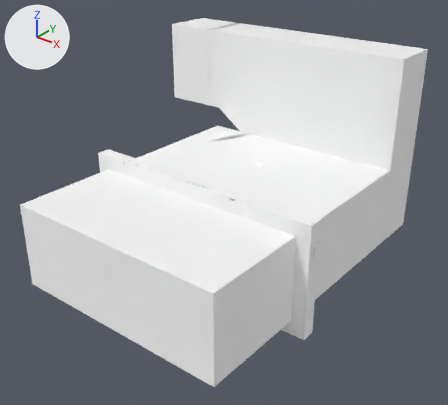
What one commit did to the Blender file source/assets/models/basement.blend.
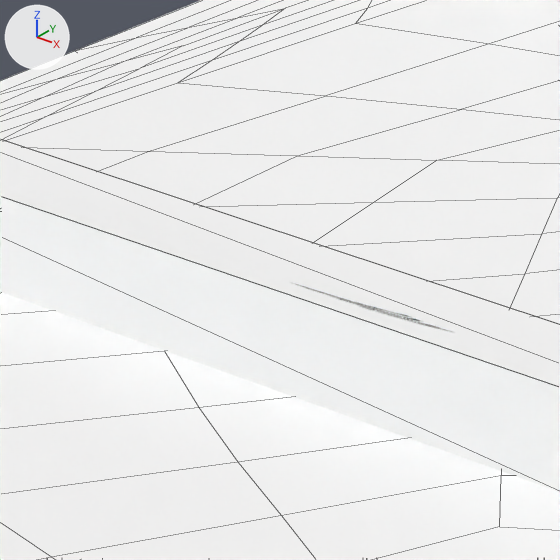
Each version appears first whole from a camera (50 mm lens) standing at (12.23, -11.36, 10.72) and looking at (-0.3, 4.3, 1.01), and next in a close-up on the part from 33% to 50% of the width and 35% to 54% of the height. Arrows for +X, +Y and +Z are at upper left; the lights stay in place. The close-ups show mesh edges as thin lines.

The first close-up shows 'basement3', 'cell2'.
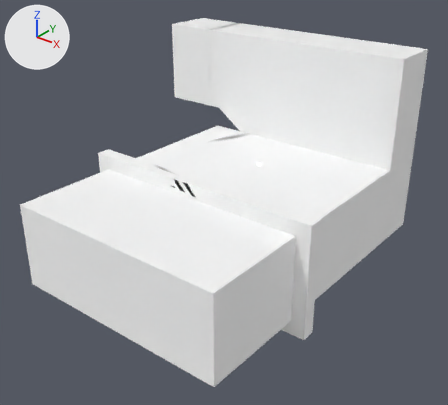
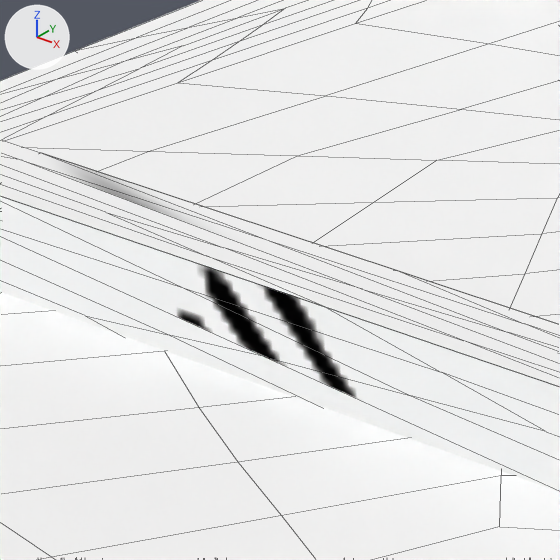
Where the change shows, as pixel boxes [x1, y1, x2, y2] in the close-ups (560 x 560 px):
part 1 of me_cell2, added: after [0, 139, 560, 492]

The change in detail:
me_cell2 is used by ob_cell2; parent ob_basement; location (0.0, 2.5, 0.5).
me_cell2 had 516 vertices, 172 faces and spanned x -4.5..4.5, y -0.25..0.25, z -2.0..2.0.
me_cell2 now has 3268 vertices, 2064 faces and spans x -4.5..4.5, y -0.25..0.25, z -2.0..2.0.
me_cell2 part 1: 2752 vertices added at x -4.5..4.5, y -0.25..0.25, z -2.0..2.0.
